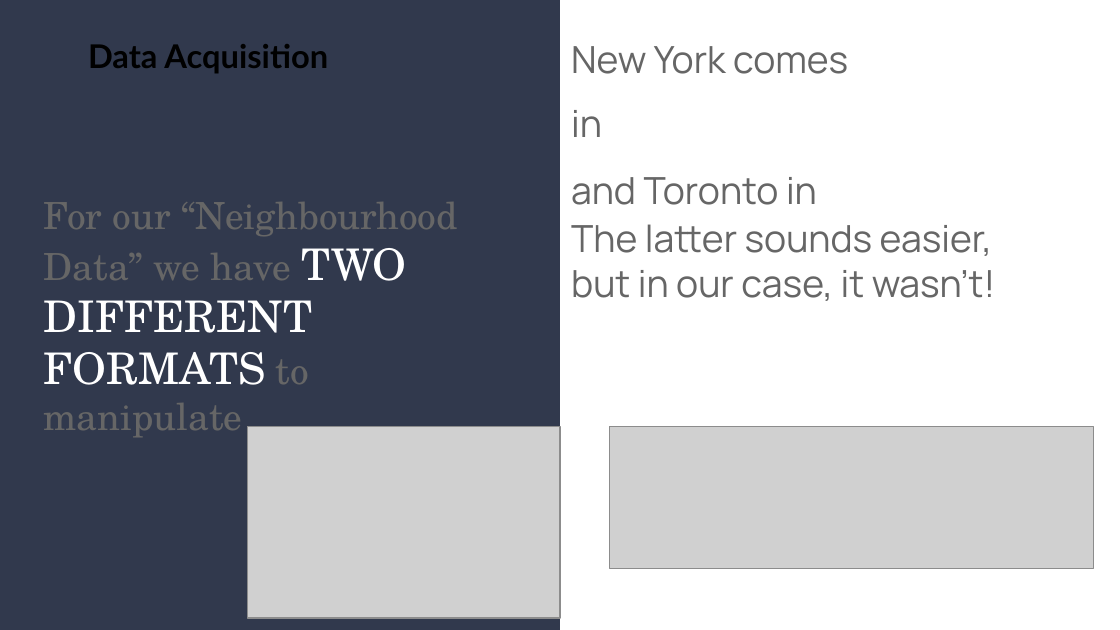
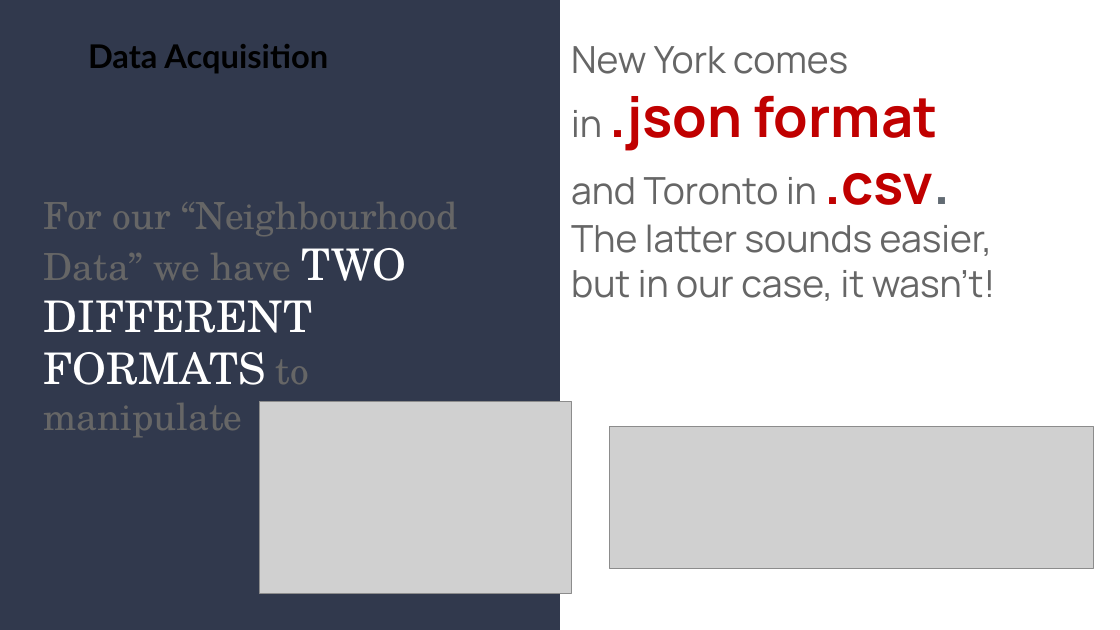
Before and after one commit to StamatisGiann/Coursera_Capstone, a slide deck: slide 6 of Capstone Project Presentation.pptx. Drawn at 1120x630 pixels with LibreOffice and Linux fonts; fonts in the diff are those of the drawing; grey boxes stand for pictures. Boxes give left, top, right and bottom in pixels: in the first picture for what was removed or moved away, otherwise in the second. Text is boxed around its words. In the diff, an @@ line names an element or a change of style, - is before the commit and + after.

```diff
--- a/Capstone Project Presentation.pptx
+++ b/Capstone Project Presentation.pptx
@@ text "New York comes in .json ..." at bbox=[571, 46, 995, 301]: text colour #FFFFFF to #C00000 in ".json format .csv."; text colour #FFFFFF to #626B73 in ".csv." @@
@@ picture: place and size @@
-picture at bbox=[248, 427, 560, 618]
+picture at bbox=[260, 401, 572, 592]
```
Also in this commit, not shown: 1 other slide changed.
